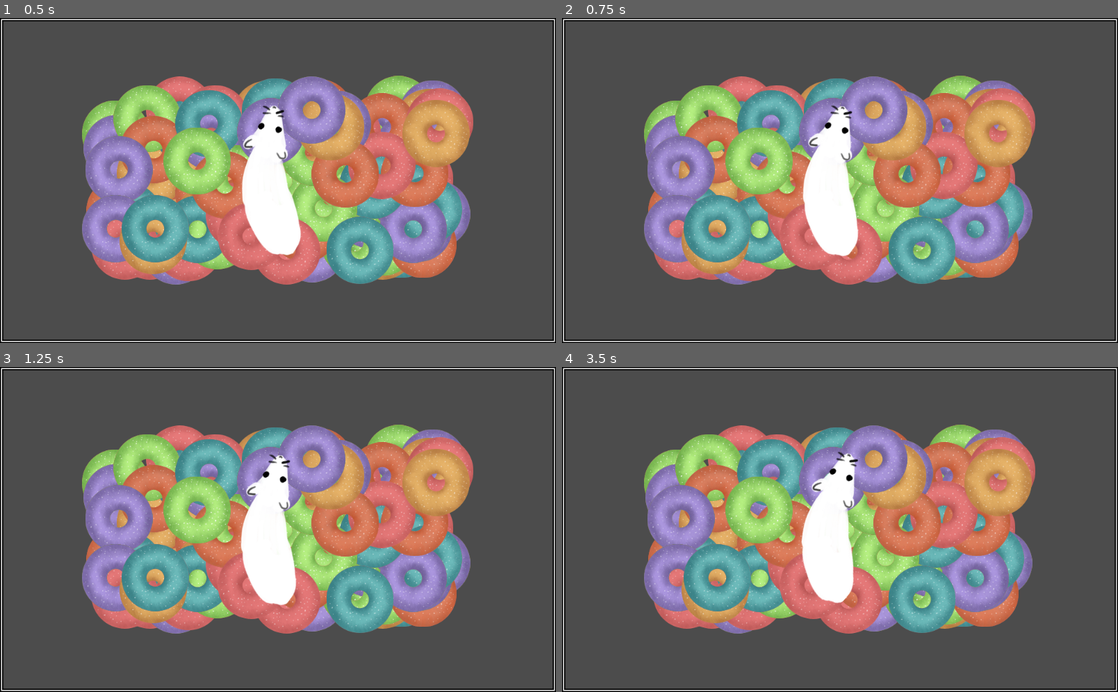
Above: before the commit, frames 1-4 (two rows, left to right).
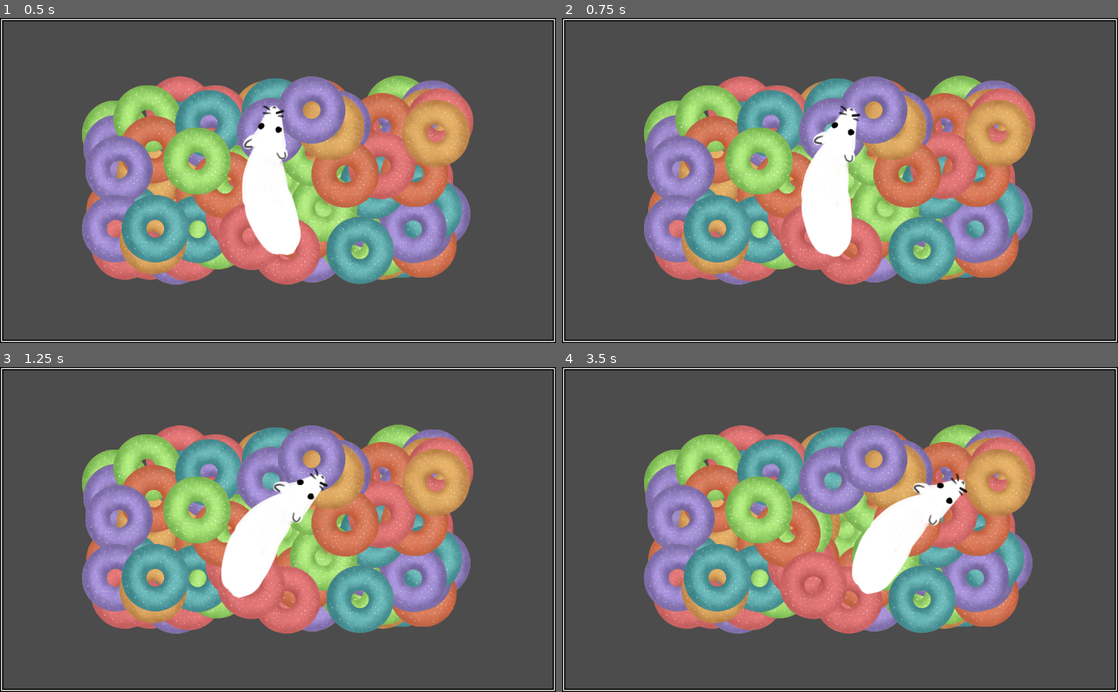
Above: after the commit, the same moments.

Repository: klettari/loops
Game: Godot game, scene res://main.tscn
Same seed, same stepped clock (60 frames per second), same inputs: the game is played once before the commit and once after it.
Inputs:
- Up to frame 1 (0.5 s): no input
- Up to frame 2 (0.75 s): tap Enter at 0.5 s; hold D (right) from 0.53 s (still down)
- Up to frame 3 (1.25 s): keep holding D (right)
- Up to frame 4 (3.5 s): release D (right) at 1.28 s; hold S (down) 1.28-2.03 s; hold D (right) 2.03-2.78 s; hold W (up) from 2.78 s (still down)

Frame 1 is identical in both runs. In frame 2, 1.0% of the frame differs, in the area x 43-54%, y 26-74%; in frame 3, 3.1%; in frame 4, 6.5%, in the area x 43-73%, y 26-73%.

Commit message:
smoothed out rat movement

Diff:
--- a/rat.gd
+++ b/rat.gd
@@ -15,62 +15,70 @@
 var degreesBetweenDownAndLeft = degreesDown + degreesHalfwayBetween
 var degreesBetweenLeftAndUp = degreesLeft + degreesHalfwayBetween
 
-var rotationStep = 5
-var movementStep = 5
+var rotationStep = 1
+var movementStep = 3
 
 func _ready() :
 	rotation_degrees = degreesUp
 
-func _input(event) :
+func _physics_process(delta) :
 	normalizedDegrees()
 
-	if (rotation_degrees >= degreesBetweenLeftAndUp and rotation_degrees < degreesCircle) or (rotation_degrees >= degreesUp and rotation_degrees < degreesBetweenUpAndRight) :
-		moveRatLookingUp(event)
+	var betweenLeftAndUp = rotation_degrees >= degreesBetweenLeftAndUp and rotation_degrees < degreesCircle
+	var betweenUpAndRight = rotation_degrees >= degreesUp and rotation_degrees < degreesBetweenUpAndRight
+
+	if betweenLeftAndUp or betweenUpAndRight :
+		moveRatLookingUp()
 	elif rotation_degrees >= degreesBetweenUpAndRight and rotation_degrees < degreesBetweenRightAndDown :
-		moveRatLookingRight(event)
+		moveRatLookingRight()
 	elif rotation_degrees >= degreesBetweenRightAndDown and rotation_degrees < degreesBetweenDownAndLeft :
-		moveRatLookingDown(event)
+		moveRatLookingDown()
 	elif rotation_degrees >= degreesBetweenDownAndLeft and rotation_degrees < degreesBetweenLeftAndUp :
-		moveRatLookingLeft(event)
+		moveRatLookingLeft()
 
 func normalizedDegrees() :
+	rotation_degrees = round(rotation_degrees)
+
 	if rotation_degrees < 0 :
 		rotation_degrees = degreesCircle + rotation_degrees
 	elif rotation_degrees >= degreesCircle :
 		rotation_degrees = degreesStart + degreesCircle - rotation_degrees
 
-func moveRatLookingDown(event) :
-	if event.is_action_pressed("right") :
+func moveRatLookingDown() :
+	if Input.is_action_pressed("right") :
 		rotation_degrees -= rotationStep
-	elif event.is_action_pressed("left") :
+	elif Input.is_action_pressed("left") :
 		rotation_degrees += rotationStep
 
-	if event.is_action_pressed("down") :
+	if Input.is_action_pressed("down") :
 		position += Vector2(0, movementStep)
 
-func moveRatLookingUp(event) :
-	if event.is_action_pressed("right") :
+func moveRatLookingUp() :
+	if Input.is_action_pressed("right") :
+		print("moving rat looking up - right is pressed")
+		print(rotation_degrees)
 		rotation_degrees += rotationStep
-	elif event.is_action_pressed("left") :
+		print(rotation_degrees)
+	elif Input.is_action_pressed("left") :
 		rotation_degrees -= rotationStep
 
-	if event.is_action_pressed("up") :
+	if Input.is_action_pressed("up") :
 		position += Vector2(0, -movementStep)
 
-func moveRatLookingRight(event) :
-	if event.is_action_pressed("down") :
+func moveRatLookingRight() :
+	if Input.is_action_pressed("down") :
 		rotation_degrees += rotationStep
-	elif event.is_action_pressed("up") :
+	elif Input.is_action_pressed("up") :
 		rotation_degrees -= rotationStep
 
-	if event.is_action_pressed("right") :
+	if Input.is_action_pressed("right") :
 		position += Vector2(movementStep, 0)
 
-func moveRatLookingLeft(event) :
-	if event.is_action_pressed("up") :
+func moveRatLookingLeft() :
+	if Input.is_action_pressed("up") :
 		rotation_degrees += rotationStep
-	elif event.is_action_pressed("down") :
+	elif Input.is_action_pressed("down") :
 		rotation_degrees -= rotationStep
 
-	if event.is_action_pressed("left") :
+	if Input.is_action_pressed("left") :
 		position += Vector2(-movementStep, 0)
